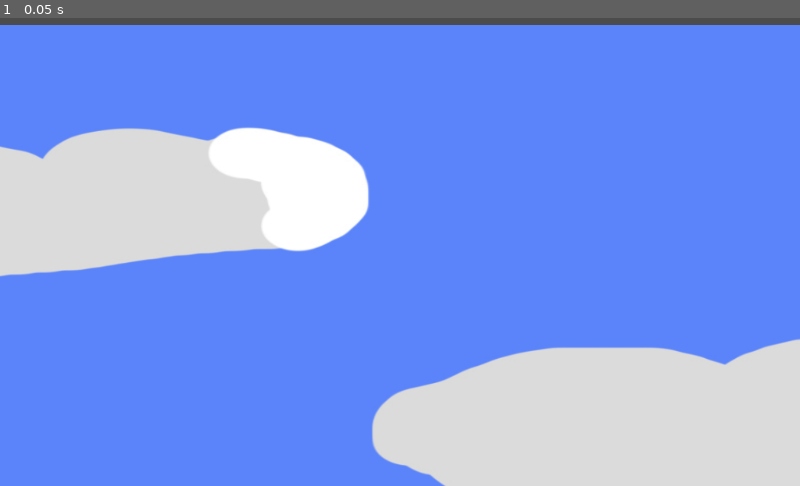
Above: before the commit, frame 1.
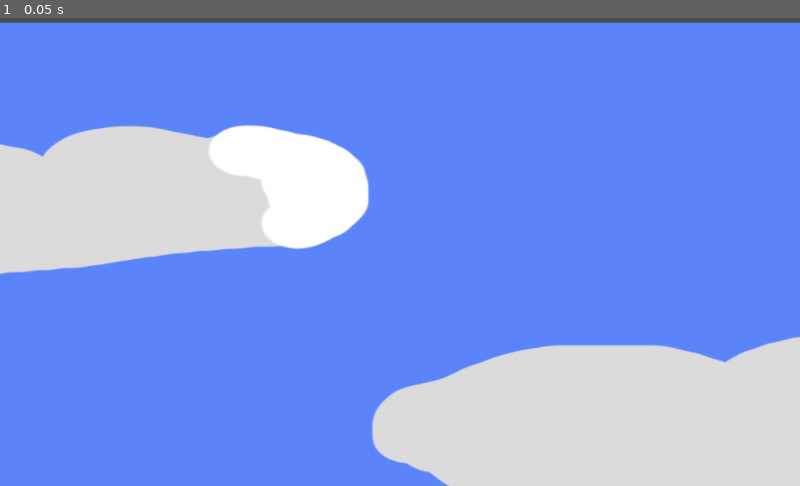
Above: after the commit, the same moment.

Repository: danisanchezpoell/FElix
Game: Godot game, scene res://Kampfszene.tscn
The game is run twice, just before and just after one commit, with the same random seed, the same clock (stepped at 60 frames per second) and the same inputs. The project has no main scene, so this scene is started directly. The engine's default icon, where the game draws it, is replaced by a stand-in: a white triangle on a blue panel in a dark square.
Inputs:
- Up to frame 1 (0.05 s): no input

The runs differ from the first frame. In frame 1, 1.8% of the frame differs, in the area x 0-100%, y 0-100%.

Commit message:
änderungen

Diff:
--- a/battle.tscn
+++ b/battle.tscn
@@ -26,7 +26,7 @@
 "times": PoolRealArray( 0, 0.2, 0.5 ),
 "transitions": PoolRealArray( 1, 1, 1 ),
 "update": 0,
-"values": [ Vector2( 1467.62, 120.751 ), Vector2( 4082.58, 129.879 ), Vector2( 4778.83, 129.879 ) ]
+"values": [ Vector2( 1467.62, 120.751 ), Vector2( 4082.58, 129.879 ), Vector2( 7309.45, -72.3887 ) ]
 }
 tracks/1/type = "value"
 tracks/1/path = NodePath("spieler/Sprite/Sprite:visible")
@@ -35,10 +35,10 @@
 tracks/1/imported = false
 tracks/1/enabled = true
 tracks/1/keys = {
-"times": PoolRealArray( 0, 0.3, 0.5, 0.7, 0.8, 1 ),
-"transitions": PoolRealArray( 1, 1, 1, 1, 1, 1 ),
+"times": PoolRealArray( 0, 0.5, 0.7, 0.8, 1 ),
+"transitions": PoolRealArray( 1, 1, 1, 1, 1 ),
 "update": 1,
-"values": [ true, false, true, false, true, false ]
+"values": [ true, false, false, true, false ]
 }
 tracks/2/type = "value"
 tracks/2/path = NodePath("spieler/Sprite/Sprite:rotation_degrees")
@@ -47,7 +47,7 @@
 tracks/2/imported = false
 tracks/2/enabled = true
 tracks/2/keys = {
-"times": PoolRealArray( 0, 0.4, 0.5 ),
+"times": PoolRealArray( 0, 0.5, 0.6 ),
 "transitions": PoolRealArray( 1, 1, 1 ),
 "update": 0,
 "values": [ 90.0, 90.0, 0.0 ]
@@ -56,7 +56,7 @@
 [sub_resource type="Animation" id=2]
 
 resource_name = "Elektroball"
-length = 1.0
+length = 2.0
 loop = false
 step = 0.1
 tracks/0/type = "value"
@@ -66,7 +66,7 @@
 tracks/0/imported = false
 tracks/0/enabled = true
 tracks/0/keys = {
-"times": PoolRealArray( 0, 1 ),
+"times": PoolRealArray( 0, 2 ),
 "transitions": PoolRealArray( 1, 1 ),
 "update": 1,
 "values": [ true, false ]
@@ -78,7 +78,7 @@
 tracks/1/imported = false
 tracks/1/enabled = true
 tracks/1/keys = {
-"times": PoolRealArray( 0, 1 ),
+"times": PoolRealArray( 0, 1.5 ),
 "transitions": PoolRealArray( 1, 1 ),
 "update": 0,
 "values": [ 0.0, 360.0 ]
@@ -90,10 +90,10 @@
 tracks/2/imported = false
 tracks/2/enabled = true
 tracks/2/keys = {
-"times": PoolRealArray( 0, 1 ),
-"transitions": PoolRealArray( 1, 1 ),
+"times": PoolRealArray( 0, 1, 1.5 ),
+"transitions": PoolRealArray( 1, 1, 1 ),
 "update": 0,
-"values": [ Vector2( 295.119, 182.686 ), Vector2( 798.492, 192.508 ) ]
+"values": [ Vector2( -85.0348, 723.769 ), Vector2( 798.492, 192.508 ), Vector2( 834.291, 693.698 ) ]
 }
 
 [sub_resource type="Animation" id=3]
@@ -124,7 +124,7 @@
 "times": PoolRealArray( 0, 0.8 ),
 "transitions": PoolRealArray( 1, 1 ),
 "update": 0,
-"values": [ Vector2( 1037.3, 100.718 ), Vector2( 4697.87, 84.2427 ) ]
+"values": [ Vector2( 1037.3, 100.718 ), Vector2( 7203.33, 271.049 ) ]
 }
 
 [sub_resource type="Animation" id=4]
@@ -152,14 +152,14 @@
 
 [node name="mach mich uauf" type="Sprite" parent="." index="0"]
 
-position = Vector2( 715.451, 556.449 )
+position = Vector2( 715.451, 553.431 )
 scale = Vector2( 1.31976, 0.912091 )
 texture = ExtResource( 2 )
 _sections_unfolded = [ "Animation", "Material", "Offset", "Region", "Transform", "Visibility", "Z Index" ]
 
 [node name="spieler" type="Node2D" parent="." index="1"]
 
-position = Vector2( -0.588654, 478.607 )
+position = Vector2( 149.324, 439.836 )
 
 [node name="Label2" type="Label" parent="spieler" index="0"]
 
@@ -184,8 +184,7 @@
 
 [node name="Sprite" parent="spieler" index="1" instance=ExtResource( 3 )]
 
-editor/display_folded = true
-position = Vector2( 120.176, 232.484 )
+position = Vector2( 124.053, 229.9 )
 scale = Vector2( 0.15165, 0.134512 )
 texture = ExtResource( 4 )
 HP = 500
@@ -195,7 +194,7 @@
 [node name="Sprite" type="Sprite" parent="spieler/Sprite" index="0"]
 
 visible = false
-position = Vector2( 4778.83, 129.879 )
+position = Vector2( 7309.45, -72.3887 )
 scale = Vector2( 7.39597, -8.19285 )
 texture = ExtResource( 5 )
 _sections_unfolded = [ "Transform", "Visibility" ]
@@ -203,7 +202,7 @@
 [node name="Sprite2" type="Sprite" parent="spieler/Sprite" index="1"]
 
 visible = false
-position = Vector2( 4697.87, 84.2427 )
+position = Vector2( 7203.33, 271.049 )
 scale = Vector2( 7.39597, -8.19285 )
 texture = ExtResource( 6 )
 _sections_unfolded = [ "Transform", "Visibility" ]
@@ -340,10 +339,10 @@
 anchor_top = 0.0
 anchor_right = 0.0
 anchor_bottom = 0.0
-margin_left = 6.0
-margin_top = 298.0
-margin_right = 25.0
-margin_bottom = 312.0
+margin_left = 11.0
+margin_top = 289.0
+margin_right = 30.0
+margin_bottom = 303.0
 rect_pivot_offset = Vector2( 0, 0 )
 rect_clip_content = false
 mouse_filter = 2
@@ -362,9 +361,9 @@
 anchor_right = 0.0
 anchor_bottom = 0.0
 margin_left = 188.0
-margin_top = 232.0
+margin_top = 237.0
 margin_right = 205.0
-margin_bottom = 246.0
+margin_bottom = 251.0
 rect_pivot_offset = Vector2( 0, 0 )
 rect_clip_content = false
 mouse_filter = 2
@@ -382,10 +381,10 @@
 anchor_top = 0.0
 anchor_right = 0.0
 anchor_bottom = 0.0
-margin_left = 217.0
-margin_top = 233.0
-margin_right = 308.0
-margin_bottom = 247.0
+margin_left = 220.0
+margin_top = 237.0
+margin_right = 311.0
+margin_bottom = 251.0
 rect_pivot_offset = Vector2( 0, 0 )
 rect_clip_content = false
 mouse_filter = 2
@@ -403,10 +402,10 @@
 anchor_top = 0.0
 anchor_right = 0.0
 anchor_bottom = 0.0
-margin_left = 808.0
-margin_top = 645.0
-margin_right = 854.0
-margin_bottom = 659.0
+margin_left = 1352.0
+margin_top = 651.0
+margin_right = 1398.0
+margin_bottom = 665.0
 rect_pivot_offset = Vector2( 0, 0 )
 rect_clip_content = false
 mouse_filter = 2
@@ -424,10 +423,10 @@
 anchor_top = 0.0
 anchor_right = 0.0
 anchor_bottom = 0.0
-margin_left = 91.0
-margin_top = 643.0
-margin_right = 140.0
-margin_bottom = 657.0
+margin_left = 245.0
+margin_top = 608.0
+margin_right = 294.0
+margin_bottom = 622.0
 rect_pivot_offset = Vector2( 0, 0 )
 rect_clip_content = false
 mouse_filter = 2
@@ -441,10 +440,12 @@
 
 [node name="gegner" type="Node2D" parent="." index="4"]
 
+position = Vector2( 544.081, -42.6476 )
+
 [node name="Sprite3" type="Sprite" parent="gegner" index="0"]
 
 visible = false
-position = Vector2( 798.492, 192.508 )
+position = Vector2( 834.291, 693.698 )
 rotation = 6.28319
 scale = Vector2( 0.698984, -0.736309 )
 texture = ExtResource( 7 )
@@ -452,7 +453,7 @@
 
 [node name="Sprite2" parent="gegner" index="1" instance=ExtResource( 3 )]
 
-position = Vector2( 837.896, 710.583 )
+position = Vector2( 832.447, 747.643 )
 scale = Vector2( 0.580203, 0.584984 )
 texture = ExtResource( 8 )
 HP = 500
@@ -462,7 +463,7 @@
 [node name="Sprite" type="Sprite" parent="gegner" index="2"]
 
 visible = false
-position = Vector2( 106.287, 228.419 )
+position = Vector2( -271.754, 705.266 )
 scale = Vector2( 0.578103, 0.699188 )
 texture = ExtResource( 9 )
 _sections_unfolded = [ "Visibility" ]
@@ -473,10 +474,10 @@
 anchor_top = 0.0
 anchor_right = 0.0
 anchor_bottom = 0.0
-margin_left = 701.0
-margin_top = 774.0
-margin_right = 720.0
-margin_bottom = 788.0
+margin_left = 692.0
+margin_top = 809.0
+margin_right = 711.0
+margin_bottom = 823.0
 rect_pivot_offset = Vector2( 0, 0 )
 rect_clip_content = false
 mouse_filter = 2
@@ -494,10 +495,10 @@
 anchor_top = 0.0
 anchor_right = 0.0
 anchor_bottom = 0.0
-margin_left = 738.0
-margin_top = 765.0
-margin_right = 970.0
-margin_bottom = 794.0
+margin_left = 744.0
+margin_top = 809.0
+margin_right = 976.0
+margin_bottom = 838.0
 rect_pivot_offset = Vector2( 0, 0 )
 rect_clip_content = false
 mouse_filter = 0
